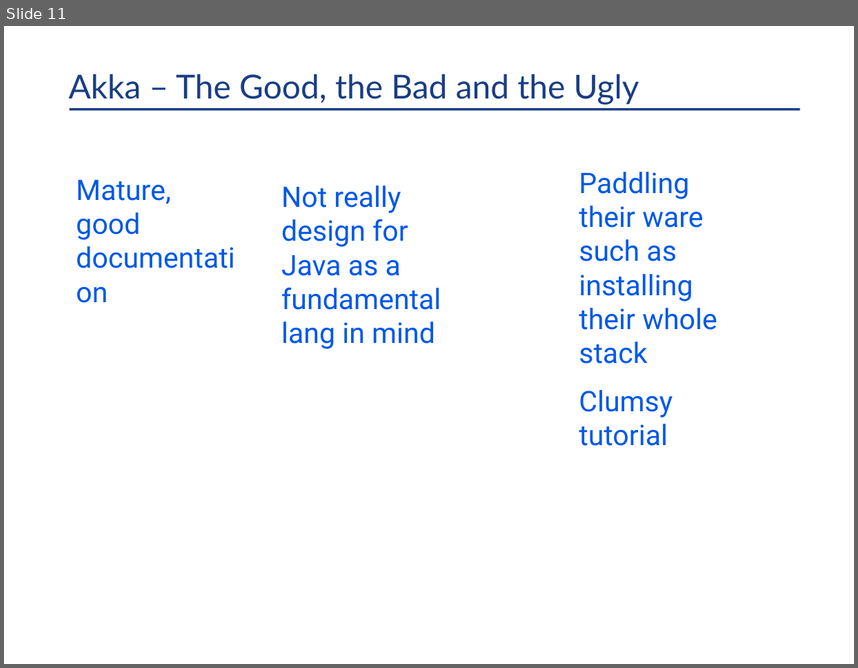
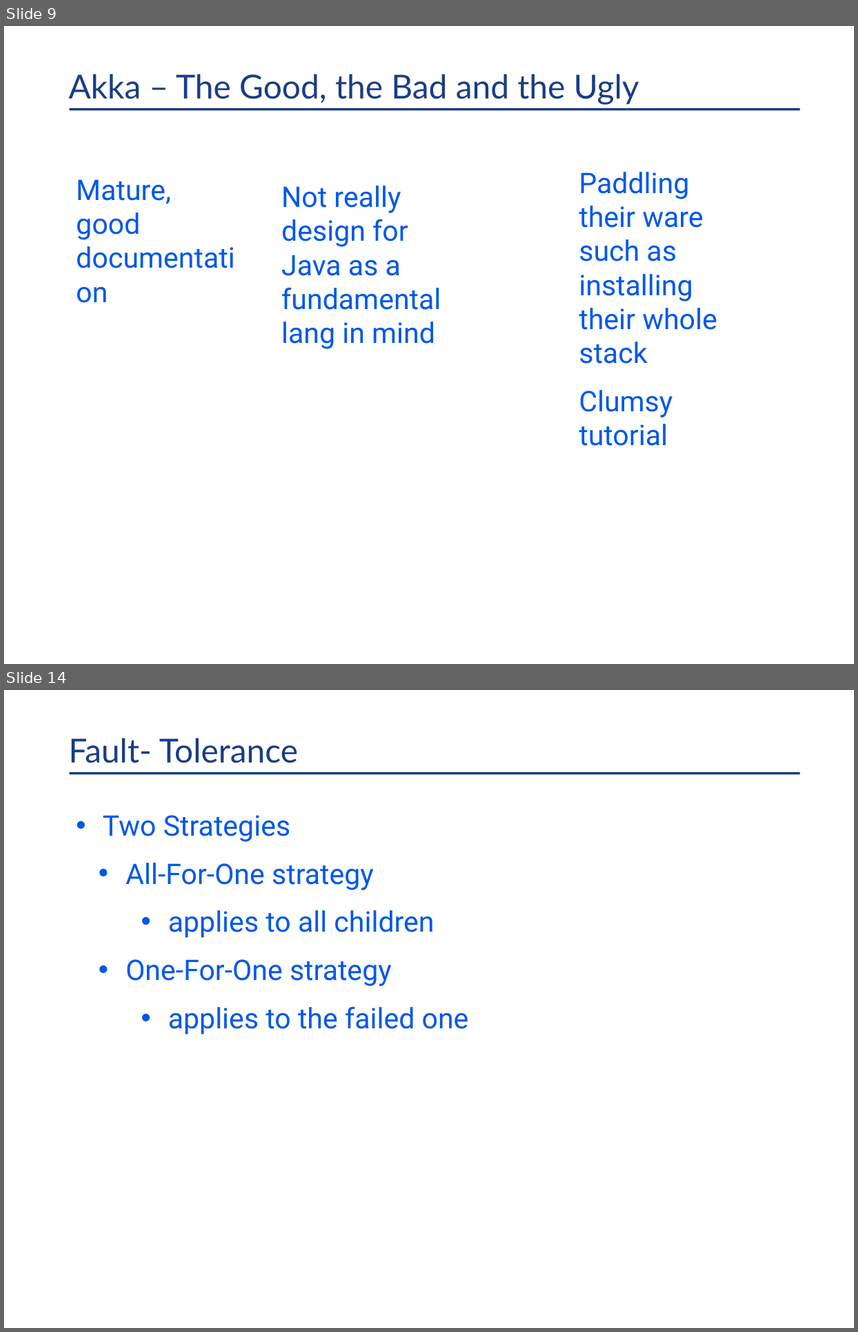
Before and after one commit to kangbiu/akka-tutorial-first-java, a slide deck: docs/In Memory Data Grid Discussion.pptx. Shown one above the other, each under a label of ours: slide 11 before the commit, slides 9 and 14 after it; the slides between them are not shown. The pictures are 858x668 and 858x1332 pixels, drawn with LibreOffice and Linux fonts; fonts in the diff are those of the drawing; background and template pictures are left out. Boxes give left, top, right and bottom in pixels: in the first picture for what was removed or moved away, otherwise in the second. Text is boxed around its words. In the diff, an @@ line names an element or a change of style, - is before the commit and + after.

```diff
--- a/docs/In Memory Data Grid Discussion.pptx
+++ b/docs/In Memory Data Grid Discussion.pptx
@@ slide 14 added at bbox=[4, 690, 854, 1328], background #FFFFFF; not listed: 1 template element that a slide beside it also shows @@
@@ title added at bbox=[69, 738, 298, 763], 28 pt, text #193D85 @@
+Fault- Tolerance
@@ text added at bbox=[103, 815, 469, 1034], 24 pt, text #0058E9 @@
+• Two Strategies
+  • All-For-One strategy
+    • applies to all children
+  • One-For-One strategy
+    • applies to the failed one
@@ what was slide 11 is now slide 9 @@
```
Also in this commit, not shown: 11 other slides added.
